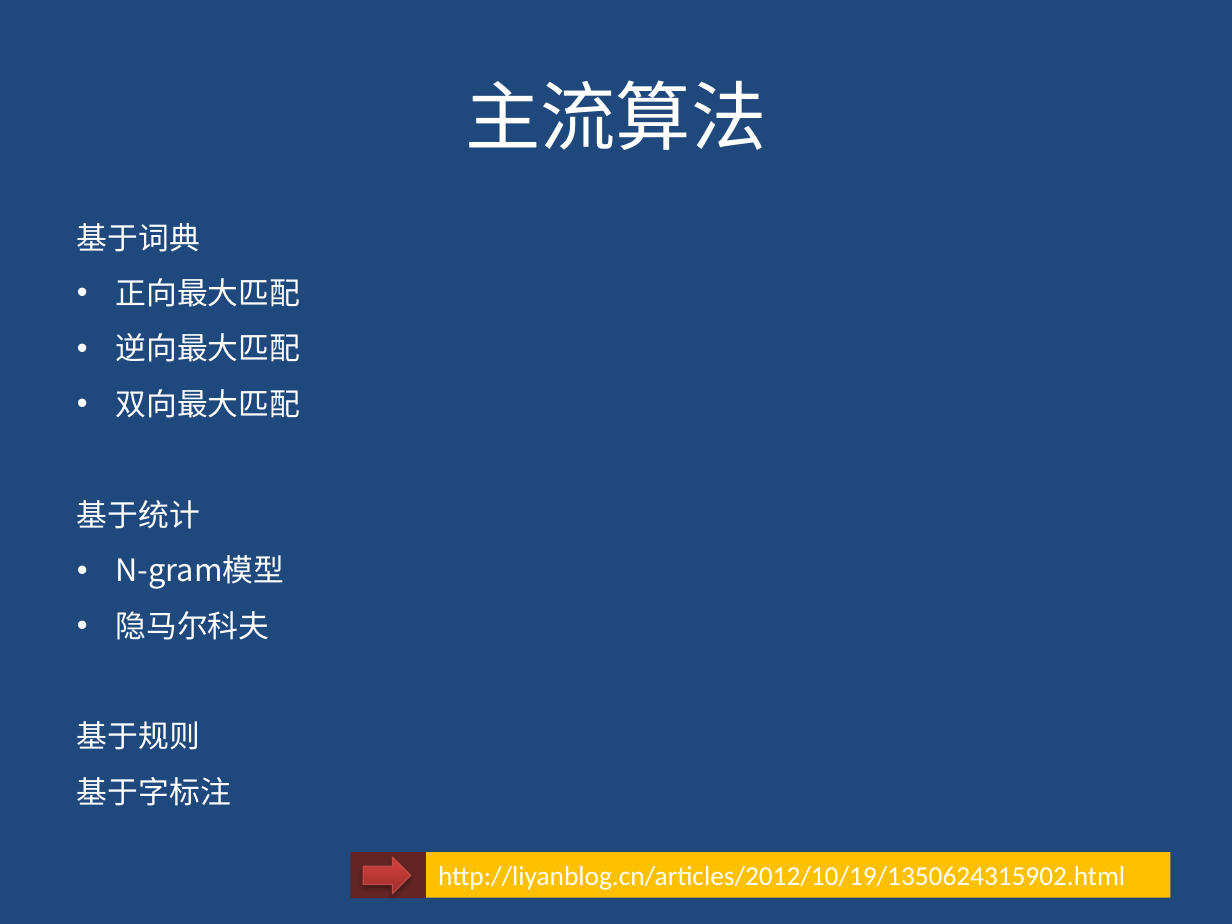
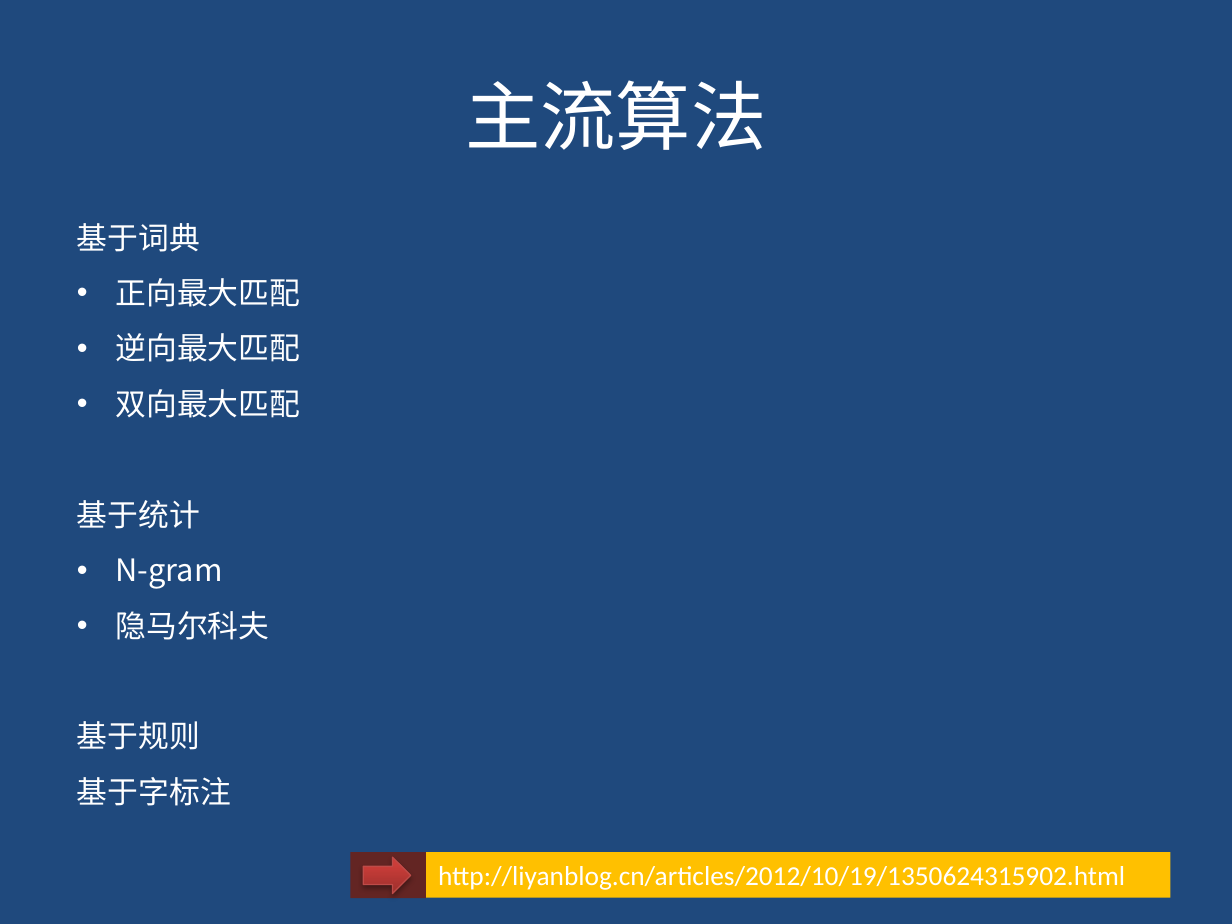
Before and after one commit to gudaoxuri/OpenTrains, a slide deck: slide 5 of Full-Text_Search/PPT/全文检索入门与实践.pptx. Drawn at 1232x924 pixels with LibreOffice and Linux fonts; fonts in the diff are those of the drawing. Boxes give left, top, right and bottom in pixels: in the first picture for what was removed or moved away, otherwise in the second. Text is boxed around its words. In the diff, an @@ line names an element or a change of style, - is before the commit and + after.

```diff
--- a/Full-Text_Search/PPT/全文检索入门与实践.pptx
+++ b/Full-Text_Search/PPT/全文检索入门与实践.pptx
@@ text at [115, 558, 222, 589]: text changed @@
-• N-gram模型
+• N-gram
```
Also in this commit, not shown: 5 other slides changed, 1 slide added.
